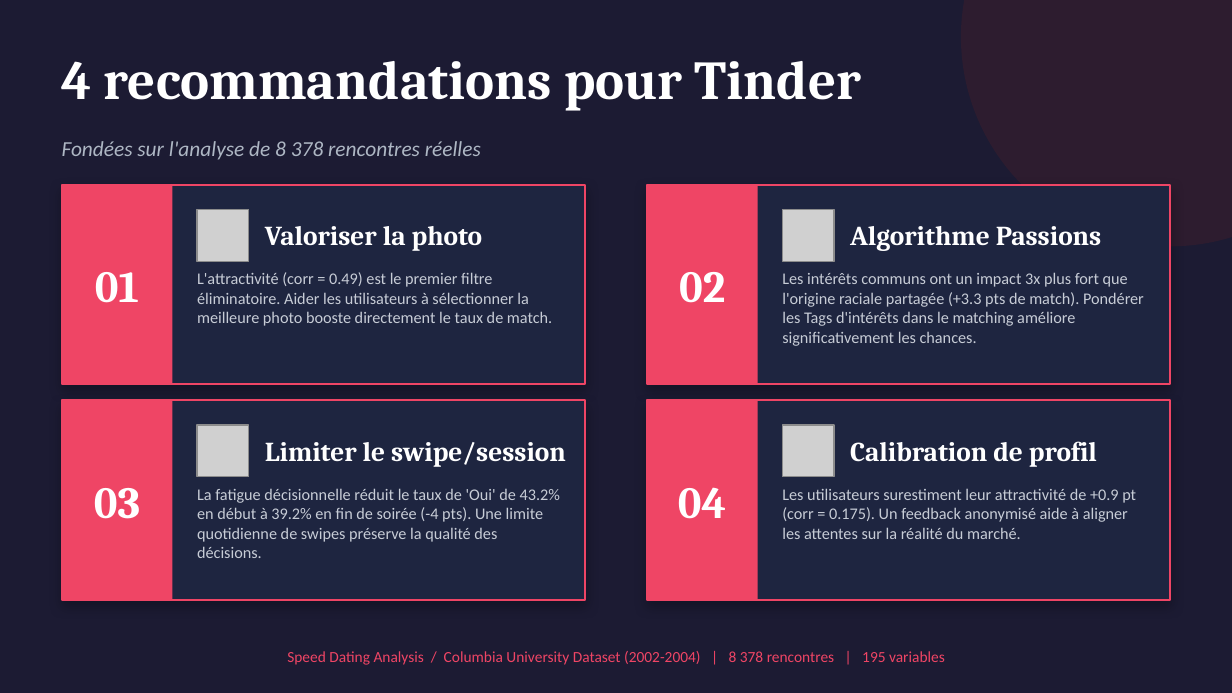
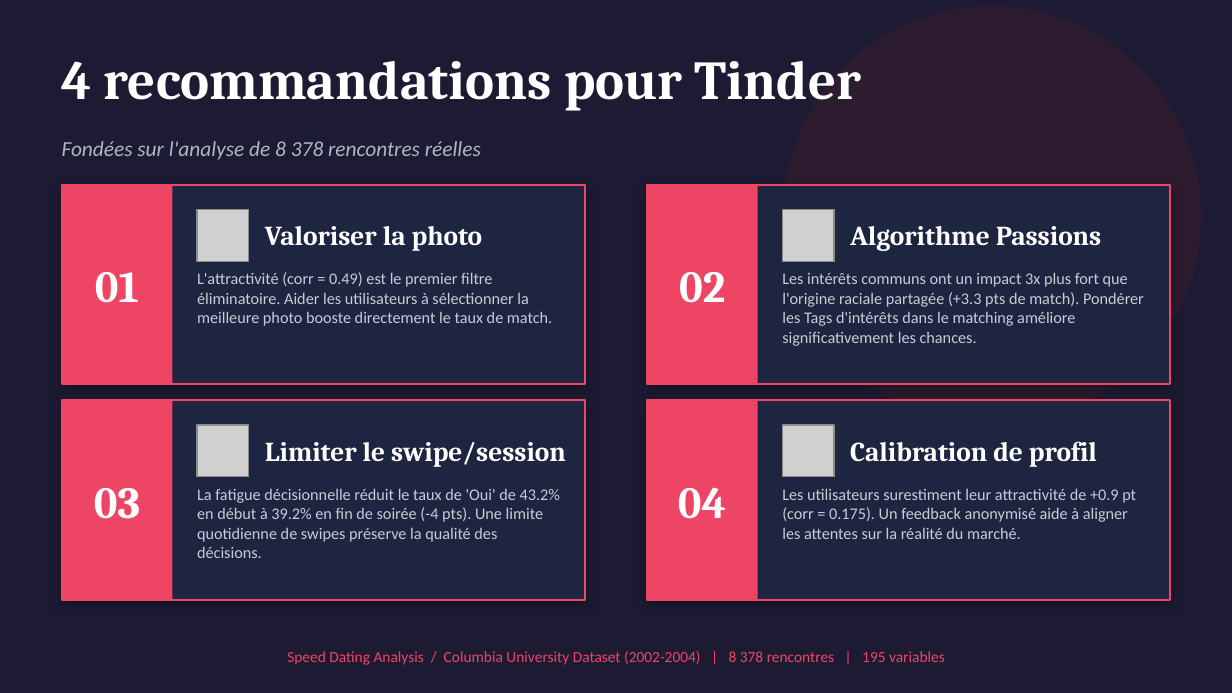
Before and after one commit to AichaFa/2-Projets-Fullstack, a slide deck: slide 6 of 2-Analyse exploratoire des données/1-Speed Dating/doc/Speed_Dating_Storytelling.pptx (slide 5 before the commit). Drawn at 1232x693 pixels with LibreOffice and Linux fonts; fonts in the diff are those of the drawing; grey boxes stand for pictures. Boxes give left, top, right and bottom in pixels: in the first picture for what was removed or moved away, otherwise in the second. Text is boxed around its words. In the diff, an @@ line names an element or a change of style, - is before the commit and + after.

```diff
--- a/2-Analyse exploratoire des données/1-Speed Dating/doc/Speed_Dating_Storytelling.pptx
+++ b/2-Analyse exploratoire des données/1-Speed Dating/doc/Speed_Dating_Storytelling.pptx
@@ ellipse resized from (x1=961, y1=0, x2=1232, y2=246) to (x1=782, y1=6, x2=1201, y2=425) @@
```
Also in this commit, not shown: 1 other slide changed, 1 slide added, 1 other file.
